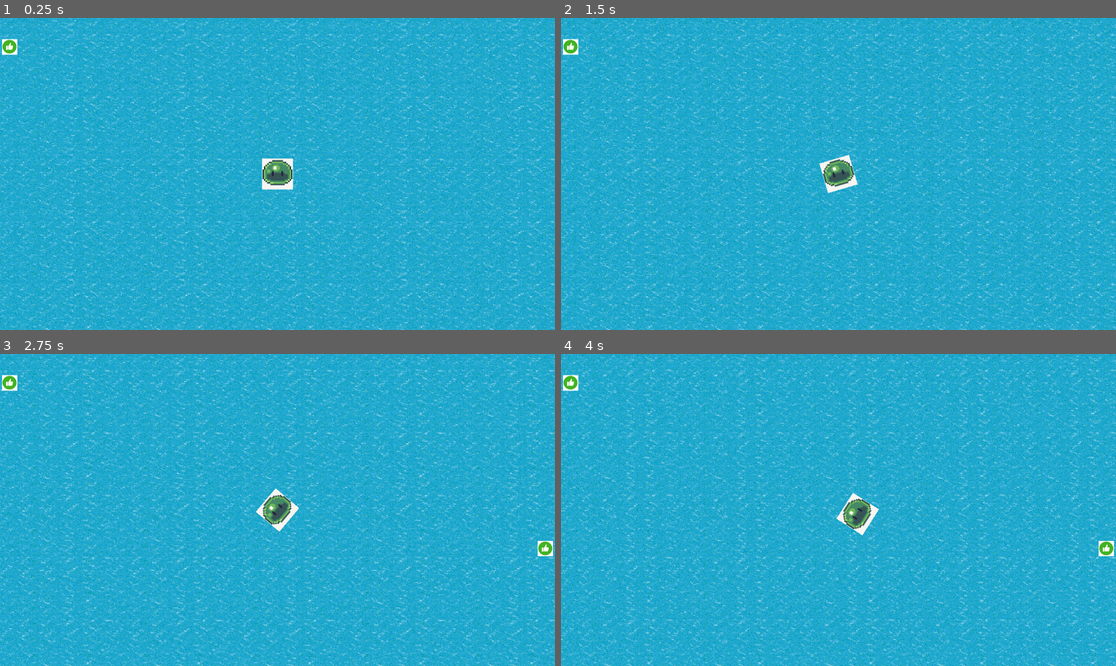
Above: before the commit, frames 1-4 (two rows, left to right).
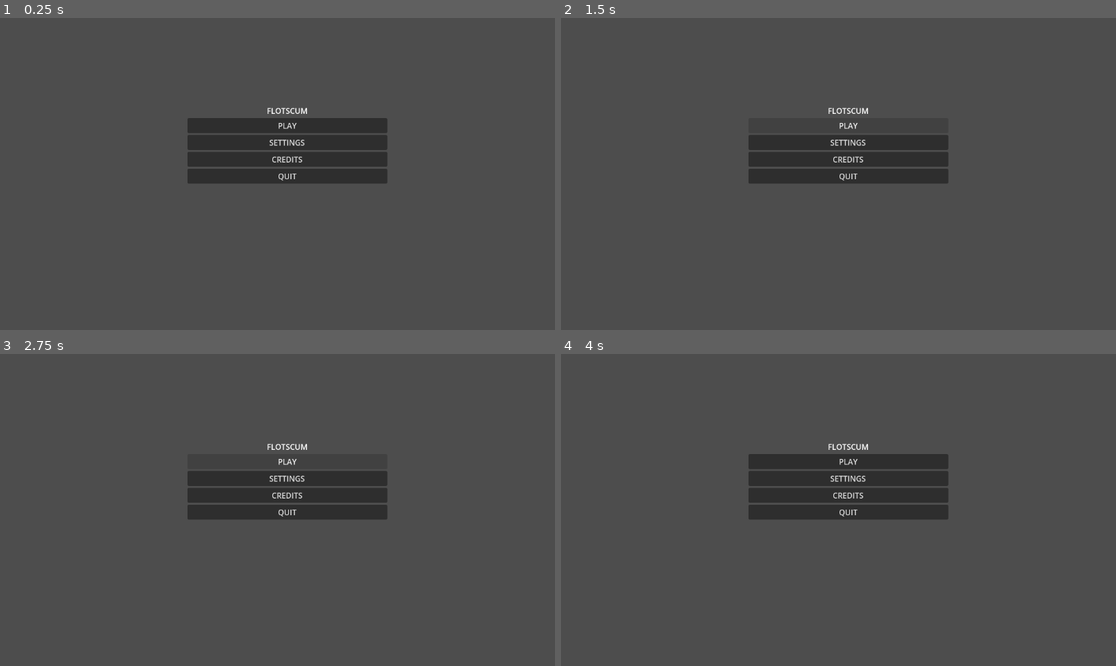
Above: after the commit, the same moments.

Repository: Of-Machines-and-Men/flotscum
Game: Godot game, scene res://scenes/levels/UI/main_menu.tscn
Two runs of this game, one before a commit and one after it. Both use one fixed random seed, a clock stepped at 60 frames per second and the inputs below. Before the commit the project starts from res://scenes/levels/game_world.tscn.
Inputs (mouse positions are in pixels of both pictures, inside the frame that each line leads up to):
- Up to frame 1 (0.25 s): no input
- Up to frame 2 (1.5 s): click (849, 158) at 0.5 s, where only the run after the commit has a clickable "CREDITS"; click (849, 124) at 1.25 s, where only the run after the commit has a clickable "PLAY"
- Up to frame 3 (2.75 s): click (288, 460) at 2 s, where only the run after the commit has a clickable "PLAY"
- Up to frame 4 (4 s): move the mouse to (960, 494) at 2.77 s; hold D (moveright) 2.78-3.53 s; move the mouse to (727, 525) at 3.52 s; hold S (movedown) from 3.53 s (still down)

The runs differ from the first frame. In frame 1, 100% of the frame differs, in the area x 0-100%, y 0-100%; in frame 2, 100%; in frame 3, 100%; in frame 4, 100%.

Commit message:
Menu stuff!

Diff:
--- a/project.godot
+++ b/project.godot
@@ -11,7 +11,7 @@
 [application]
 
 config/name="FLOTSCUM"
-run/main_scene="uid://bu0l7lx6otexd"
+run/main_scene="uid://bb4hiieinte4h"
 config/features=PackedStringArray("4.6", "Forward Plus")
 config/icon="res://icon.svg"
 
--- a/scenes/levels/UI/main_menu.tscn
+++ b/scenes/levels/UI/main_menu.tscn
@@ -14,28 +14,39 @@
 
 [node name="Background" type="TextureRect" parent="." unique_id=1355185762]
 layout_mode = 0
-offset_right = 40.0
-offset_bottom = 40.0
+offset_left = 586.0
+offset_top = 246.0
+offset_right = 626.0
+offset_bottom = 286.0
 
 [node name="VBoxContainer" type="VBoxContainer" parent="." unique_id=1788951075]
 layout_mode = 0
-offset_right = 40.0
-offset_bottom = 40.0
+offset_left = 389.0
+offset_top = 181.0
+offset_right = 804.0
+offset_bottom = 388.0
 
 [node name="Title" type="Label" parent="VBoxContainer" unique_id=1995293134]
 layout_mode = 2
+text = "FLOTSCUM"
+horizontal_alignment = 1
 
 [node name="PlayButton" type="Button" parent="VBoxContainer" unique_id=2146290763]
 layout_mode = 2
+text = "PLAY"
 
 [node name="SettingsButton" type="Button" parent="VBoxContainer" unique_id=69847764]
 layout_mode = 2
+text = "SETTINGS
+"
 
 [node name="CreditsButton" type="Button" parent="VBoxContainer" unique_id=270886808]
 layout_mode = 2
+text = "CREDITS"
 
 [node name="QuitButton" type="Button" parent="VBoxContainer" unique_id=640120204]
 layout_mode = 2
+text = "QUIT"
 
 [node name="SettingsPanel" type="Panel" parent="." unique_id=1441355357]
 visible = false
@@ -58,7 +69,7 @@
 [node name="Master Volume" type="Label" parent="SettingsPanel/VBoxContainer/HBoxContainer" unique_id=1048891311]
 layout_mode = 2
 
-[node name="Master Slider" type="HSlider" parent="SettingsPanel/VBoxContainer/HBoxContainer" unique_id=265931733]
+[node name="MasterSlider" type="HSlider" parent="SettingsPanel/VBoxContainer/HBoxContainer" unique_id=265931733]
 layout_mode = 2
 
 [node name="HBoxContainer2" type="HBoxContainer" parent="SettingsPanel/VBoxContainer" unique_id=790187730]
--- a/scripts/main_menu.gd
+++ b/scripts/main_menu.gd
@@ -22,7 +22,3 @@
 
 func _on_quit_button_pressed() -> void:
 	get_tree().quit()
-
-# Called every frame. 'delta' is the elapsed time since the previous frame.
-func _process(delta: float) -> void:
-	pass
--- a/scripts/settings_panel.gd
+++ b/scripts/settings_panel.gd
@@ -1,7 +1,7 @@
 extends Panel
 
 @onready var master_slider: HSlider = $VBoxContainer/HBoxContainer/MasterSlider
-@onready var fullscreen_toggle: CheckButton = $VBoxContainer/HBoxContainer2/FullscreenToggle
+@onready var fullscreen_toggle: CheckBox = $VBoxContainer/HBoxContainer2/FullscreenToggle
 
 func _ready() -> void:
 	# Restore saved settings if they exist
